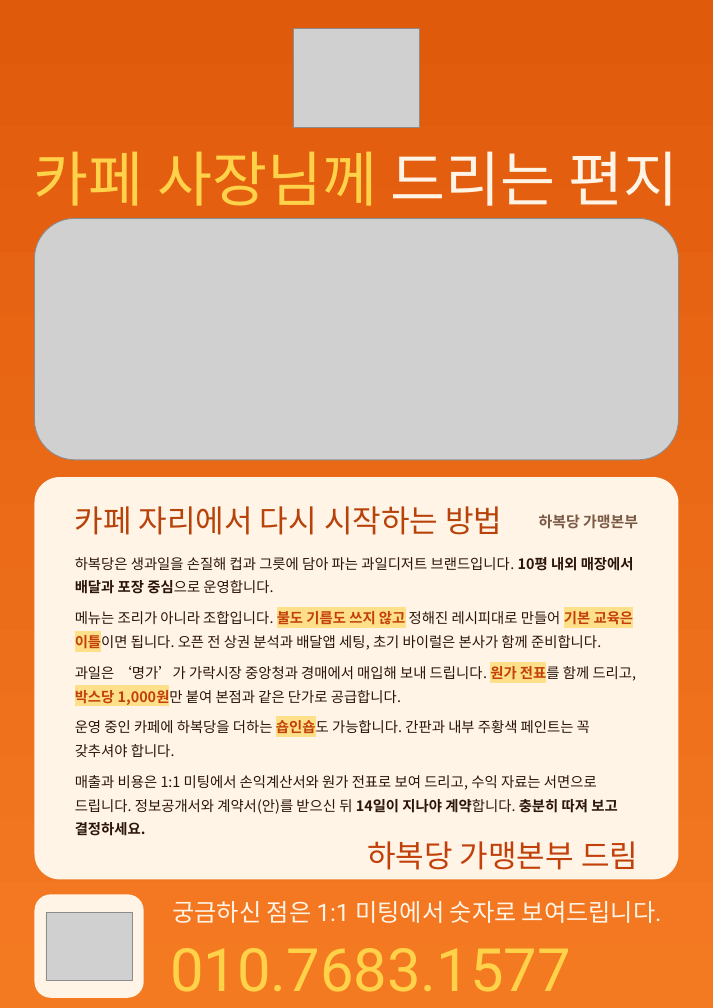
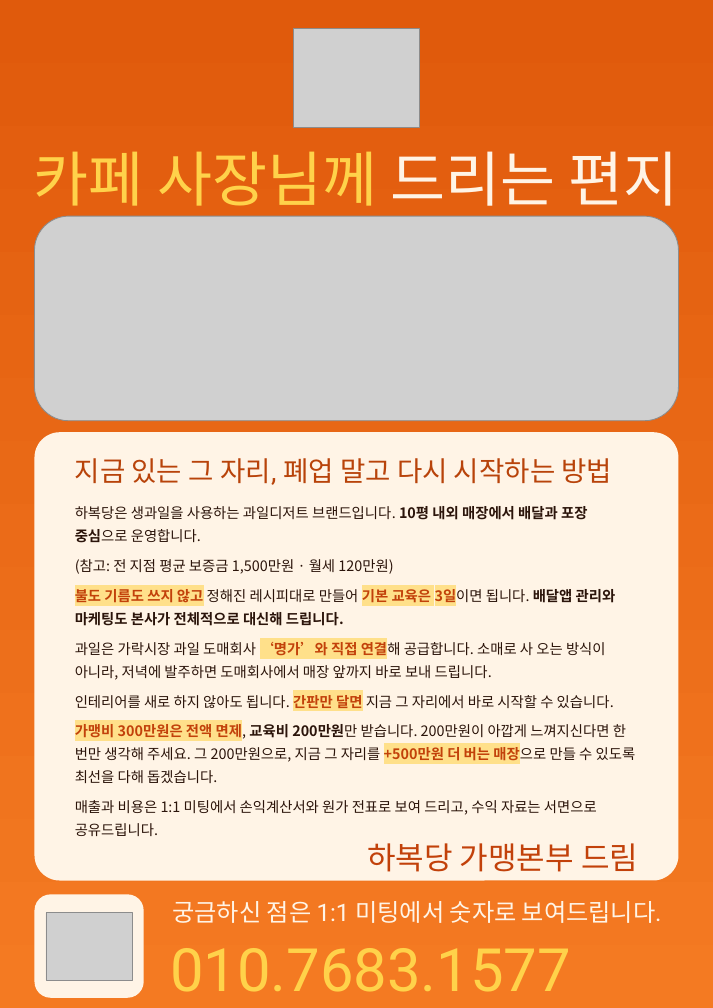
Before and after one commit to chaeminb90-lgtm/123, a slide deck: slide 2 of deliverables/flyer/하복당_카페업종변경_전단_수정용.pptx. Drawn at 713x1008 pixels with LibreOffice and Linux fonts; fonts in the diff are those of the drawing; grey boxes stand for pictures. Boxes give left, top, right and bottom in pixels: in the first picture for what was removed or moved away, otherwise in the second. Text is boxed around its words. In the diff, an @@ line names an element or a change of style, - is before the commit and + after.

```diff
--- a/deliverables/flyer/하복당_카페업종변경_전단_수정용.pptx
+++ b/deliverables/flyer/하복당_카페업종변경_전단_수정용.pptx
@@ picture: place and size @@
-picture at (34,218,679,460)
+picture at (34,216,679,421)
@@ rounded rectangle: place and size @@
-rounded rectangle at (34,477,679,879)
+rounded rectangle at (34,432,679,880)
@@ rounded rectangle at (34,432,679,880): proportions changed @@
@@ text at (75,458,613,485): text changed; size 25.9 to 23 pt @@
-카페 자리에서 다시 시작하는 방법
+지금 있는 그 자리, 폐업 말고 다시 시작하는 방법
@@ text at (75,506,636,836): text changed @@
-하복당은 생과일을 손질해 컵과 그릇에 담아 파는 과일디저트 브랜드입니다. 10평 내외 매장에서 배달과 포장 중심으로 운영합니다.
-메뉴는 조리가 아니라 조합입니다. 불도 기름도 쓰지 않고 정해진 레시피대로 만들어 기본 교육은 이틀이면 됩니다. 오픈 전 상권 분석과 배달앱 세팅, 초기 바이럴은 본사가 함께 준비합니다.
-과일은 ‘명가’가 가락시장 중앙청과 경매에서 매입해 보내 드립니다. 원가 전표를 함께 드리고, 박스당 1,000원만 붙여 본점과 같은 단가로 공급합니다.
-운영 중인 카페에 하복당을 더하는 숍인숍도 가능합니다. 간판과 내부 주황색 페인트는 꼭 갖추셔야 합니다.
-매출과 비용은 1:1 미팅에서 손익계산서와 원가 전표로 보여 드리고, 수익 자료는 서면으로 드립니다. 정보공개서와 계약서(안)를 받으신 뒤 14일이 지나야 계약합니다. 충분히 따져 보고 결정하세요.
+하복당은 생과일을 사용하는 과일디저트 브랜드입니다. 10평 내외 매장에서 배달과 포장 중심으로 운영합니다.
+(참고: 전 지점 평균 보증금 1,500만원 · 월세 120만원)
+불도 기름도 쓰지 않고 정해진 레시피대로 만들어 기본 교육은 3일이면 됩니다. 배달앱 관리와 마케팅도 본사가 전체적으로 대신해 드립니다.
+과일은 가락시장 과일 도매회사 ‘명가’와 직접 연결해 공급합니다. 소매로 사 오는 방식이 아니라, 저녁에 발주하면 도매회사에서 매장 앞까지 바로 보내 드립니다.
+인테리어를 새로 하지 않아도 됩니다. 간판만 달면 지금 그 자리에서 바로 시작할 수 있습니다.
+가맹비 300만원은 전액 면제, 교육비 200만원만 받습니다. 200만원이 아깝게 느껴지신다면 한 번만 생각해 주세요. 그 200만원으로, 지금 그 자리를 +500만원 더 버는 매장으로 만들 수 있도록 최선을 다해 돕겠습니다.
+매출과 비용은 1:1 미팅에서 손익계산서와 원가 전표로 보여 드리고, 수익 자료는 서면으로 공유드립니다.
@@ text removed at (539,514,638,529) @@
-하복당 가맹본부
```
Also in this commit, not shown: 1 other slide changed, 6 other files.
